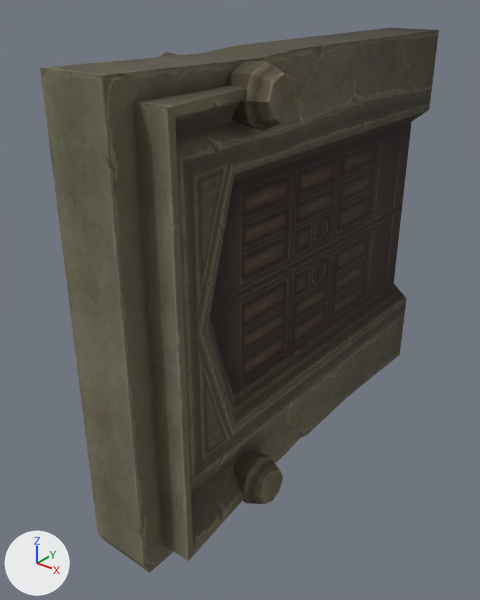
An edit to the OBJ model sceneobjs/huodong_fuben_598/huodong_fuben_598_men04.obj, drawn before and after from the same camera.
Both versions are drawn from a camera (50 mm lens) standing at (347.0, -741.0, 255.0) and looking at (-25.0, -277.0, -33.0). The axes (+X, +Y, +Z) are drawn at lower left. The lights are the same throughout. Where no turn or scale is listed for an object, it has been applied to the vertices. Vertices at the same position are counted once.

Names of what the first picture shows: 'huodong_fuben_598_men04'.
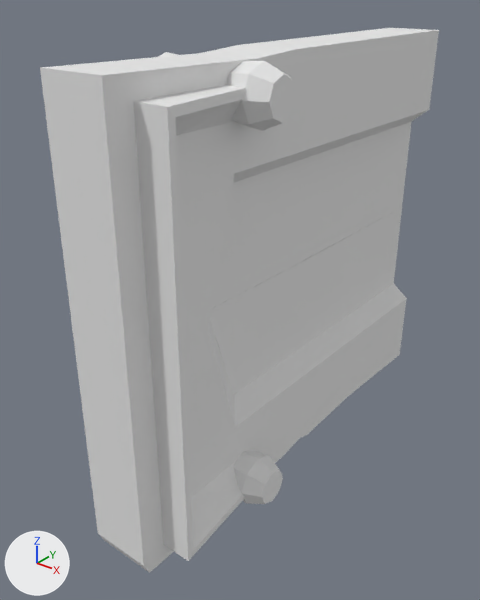
Boxes (x1, y1, x2, y2) around the edits, measured in the pictures (480 x 600 px):
part 1 of me_huodong_fuben_598_men04, recoloured (brown to grey): (40, 45, 296, 573) in both
part 2 of me_huodong_fuben_598_men04, recoloured (brown to grey): (134, 52, 297, 561) in both
part 3 of me_huodong_fuben_598_men04, recoloured: (242, 28, 439, 457) in both
part 4 of me_huodong_fuben_598_men04, recoloured (black to grey): (269, 122, 412, 370) in both

The change in detail:
Material 'material_3' (mat_material_3_1) is new.
Its base color is (0.8, 0.8, 0.8) (white #e7e7e7).
Its roughness is 1.0.
Material 'material_2' (mat_material_2_1) is new.
Its base color is (0.8, 0.8, 0.8) (white #e7e7e7).
Its roughness is 1.0.
Material 'material_4' (mat_material_4_1) is new.
Its base color is (0.8, 0.8, 0.8) (white #e7e7e7).
Its roughness is 1.0.
Material 'material_1' (mat_material_1_1) is new.
Its base color is (0.8, 0.8, 0.8) (white #e7e7e7).
Its roughness is 1.0.
me_huodong_fuben_598_men04 has 236 vertices, 374 faces and spans x -66.0..66.0, y -474.0..0.0, z -203.0..203.0.
me_huodong_fuben_598_men04 is used by ob_huodong_fuben_598_men04; location (0.0, 0.0, 0.0).
me_huodong_fuben_598_men04 part 1: all 48 faces that had it switch from mat_material_1 (picture img_huodong_fuben_598_men04_01_png) to mat_material_1_1 (white #e7e7e7).
me_huodong_fuben_598_men04 part 2: all 244 faces that had it switch from mat_material_2 (picture img_huodong_fuben_598_men04_02_png) to mat_material_2_1 (white #e7e7e7).
me_huodong_fuben_598_men04 part 3: all 50 faces that had it switch from mat_material_3 (picture img_huodong_fuben_598_men04_03_png) to mat_material_3_1 (white #e7e7e7).
me_huodong_fuben_598_men04 part 4: all 32 faces that had it switch from mat_material_4 (picture img_huodong_fuben_598_men04_04_png) to mat_material_4_1 (white #e7e7e7).
